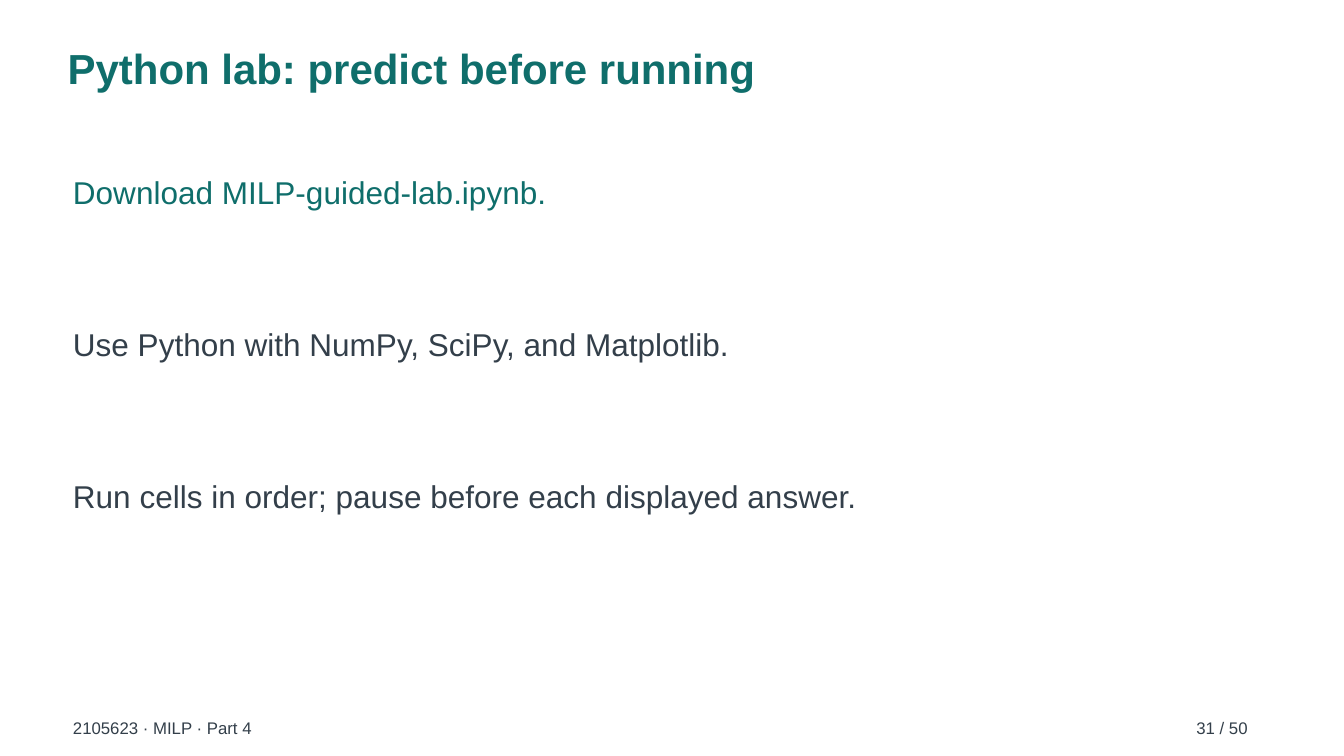
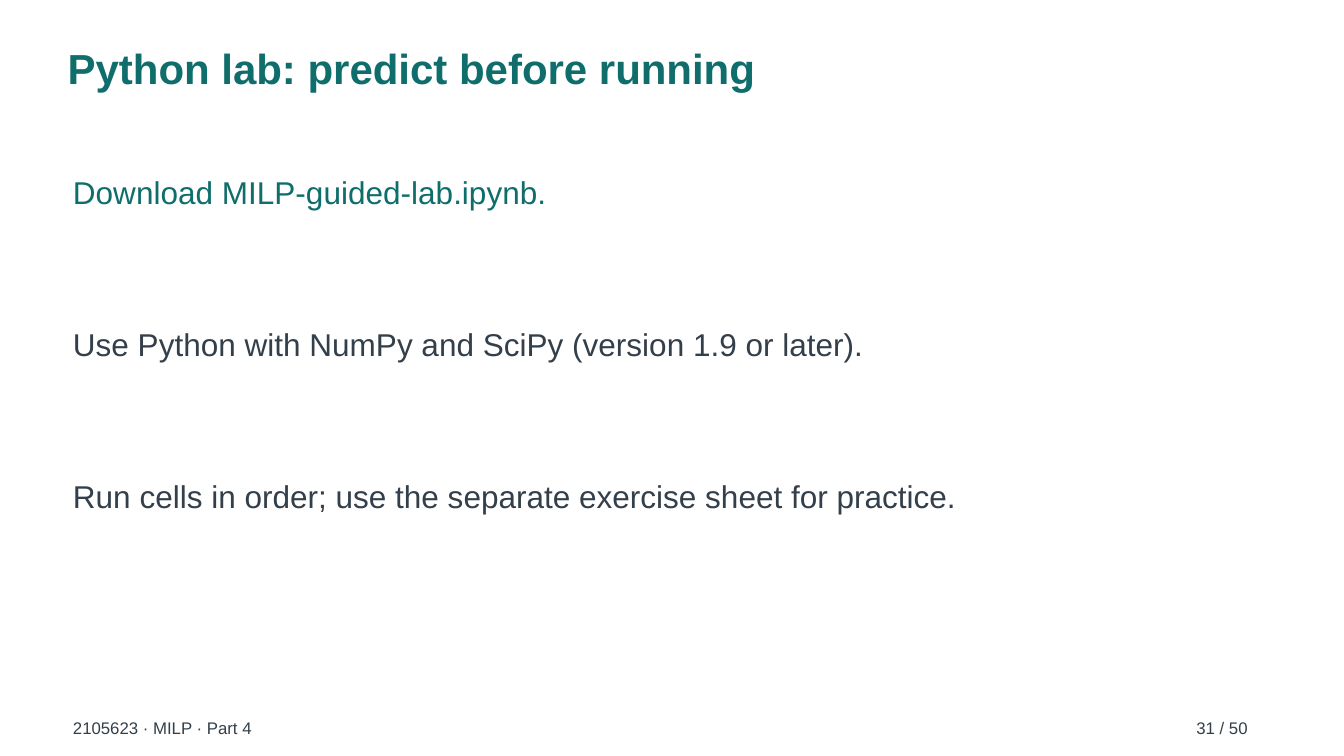
Before and after one commit to soorathep/Test, a slide deck: slide 31 of teaching/2105623/milp/MILP-narrated.pptx. Drawn at 1344x756 pixels with LibreOffice and Linux fonts; fonts in the diff are those of the drawing; background and template pictures are left out. Boxes give left, top, right and bottom in pixels: in the first picture for what was removed or moved away, otherwise in the second. Text is boxed around its words. In the diff, an @@ line names an element or a change of style, - is before the commit and + after.

```diff
--- a/teaching/2105623/milp/MILP-narrated.pptx
+++ b/teaching/2105623/milp/MILP-narrated.pptx
@@ text at box(73, 333, 863, 362): text changed @@
-Use Python with NumPy, SciPy, and Matplotlib.
+Use Python with NumPy and SciPy (version 1.9 or later).
@@ text at box(73, 485, 956, 514): text changed @@
-Run cells in order; pause before each displayed answer.
+Run cells in order; use the separate exercise sheet for practice.
```
Also in this commit, not shown: 4 other slides changed, 39 other files.
